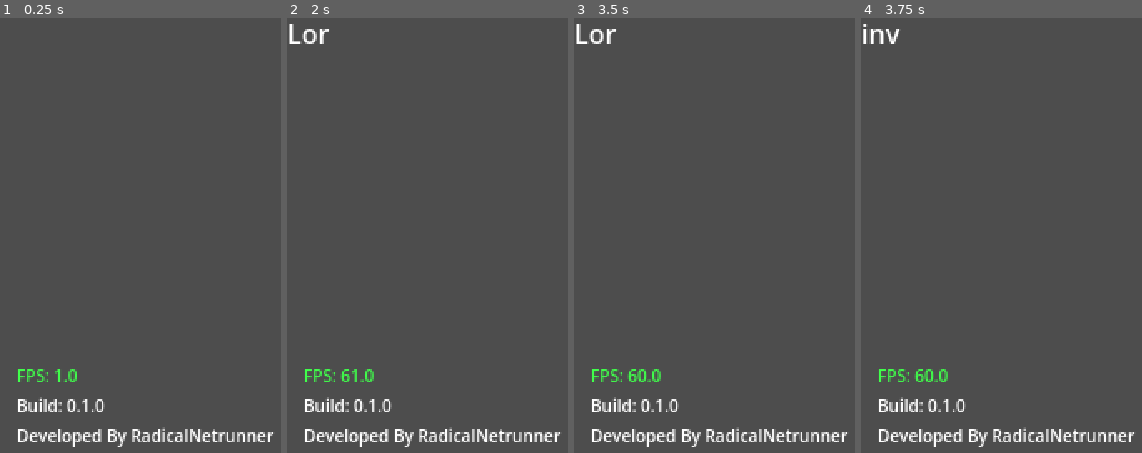
Above: before the commit, frames 1-4 (left to right).
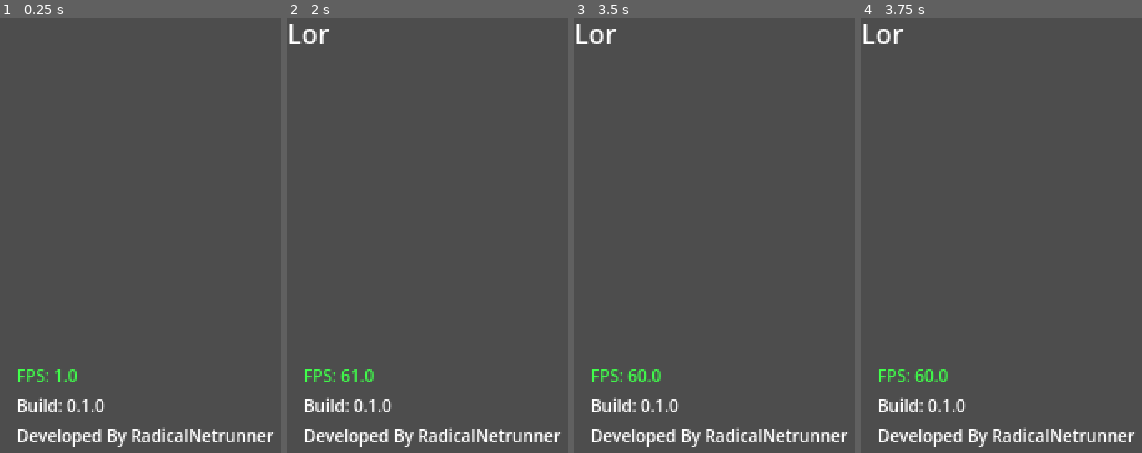
Above: after the commit, the same moments.

Repository: mcneiljv/game-off-2026
Game: Godot game, scene res://src/core/main_game/main.tscn
Same seed, same stepped clock (60 frames per second), same inputs: the game is played once before the commit and once after it.
Inputs:
- Up to frame 1 (0.25 s): no input
- Up to frame 2 (2 s): tap Enter at 0.5 s; tap Space at 1.25 s; hold Shift (left_shift) from 1.28 s (still down)
- Up to frame 3 (3.5 s): tap Enter at 2 s; release Shift (left_shift) at 2.03 s; tap Space at 2.75 s
- Up to frame 4 (3.75 s): tap Enter at 3.5 s; hold Shift (left_shift) from 3.53 s (still down)

Frames 1-3 are identical in both runs. In frame 4, 0.3% of the frame differs, in the area x 0-15%, y 1-6%.

Commit message:
Call show_invalid_key_press inside show_valid_key_press else for now.

Diff:
--- a/src/core/main_game/monitor.gd
+++ b/src/core/main_game/monitor.gd
@@ -25,8 +25,8 @@
 	elif key == KEYS.RIGHT:
 		print("Pressed Right")
 	else:
-		push_error("No valid key press recorded.")
+		show_invalid_key_press()
 
 
 func show_invalid_key_press() -> void:
-	text = "invalid key pressed! press other shift."
+	push_error("No valid key press recorded.")
